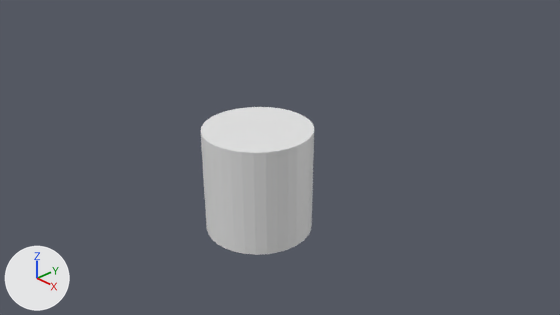
What one commit did to the Blender file canon.blend.
One viewpoint serves both versions: the file's camera 'Camera'. The axes (+X, +Y, +Z) are drawn at lower left. The lights are the same throughout.

The scene before the commit, as lines of its bpy script (objects in view):
```python
me_cylinder = bpy.data.meshes.new('Cylinder')
me_cylinder.from_pydata(...)  # a 32-sided cylinder along z spanning x -1.0..1.0, y -1.0..1.0, z -1.0..1.0
ob_cylinder = bpy.data.objects.new('Cylinder', me_cylinder)
ob_cylinder.location = (0.0, 0.0, 0.0)
```
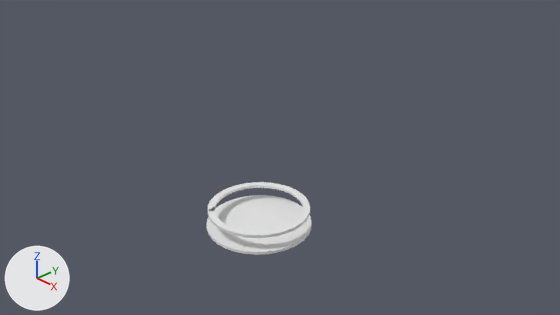
The newer file is also rescaled (x6.5), turned or shifted as a whole; pictures and numbers use the older file's frame.

Pixel boxes [x1, y1, x2, y2] of what changed, in the pictures (560 x 315 px):
'Cylinder', moved, rescaled (7% narrower, 59% shorter): before [201, 107, 314, 255]; after [207, 195, 312, 255]
'Cylinder.001', added: after [208, 182, 310, 238]

What the commit changed:
Mesh me_cylinder_003 is new.
It has 160 vertices, 160 faces and spans x -1.0..1.0, y -1.0..1.0, z -1.0..1.0.
Object 'Cylinder' (ob_cylinder) moves from (0.0, 0.0, 0.0) to (0.0, 0.0, -0.97).
Object 'Cylinder' (ob_cylinder) is rescaled from (1.0, 1.0, 1.0) to (1.0, 1.0, 0.0287).
Object 'Cylinder.001' (ob_cylinder_001) is new; it shows me_cylinder_003.
Its location is (0.0, 0.0, -0.65).
Its scale is (0.965, 0.965, 0.0287).
